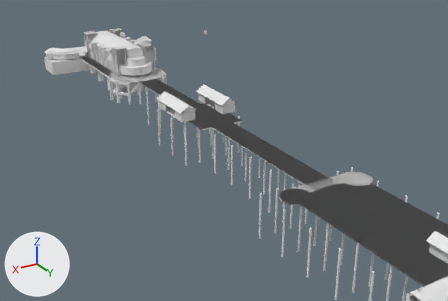
The Blender file legs substructure and landing stage/legs substructure and landing stage.blend, before and after one commit.
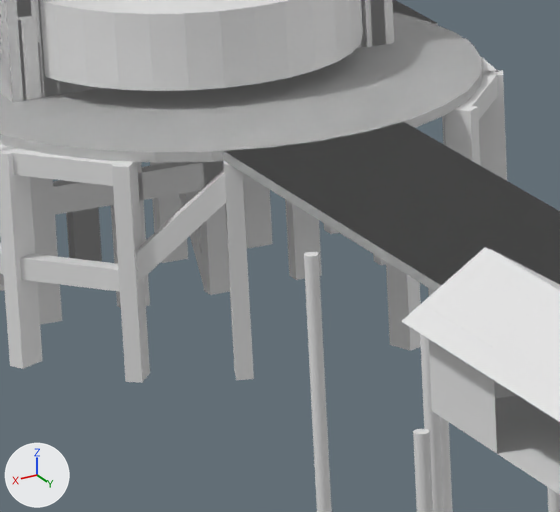
There are two pictures of each version: one from a 50 mm lens placed at (91.4, 254.1, 67.9), pointed at (-22.8, 63.8, -27.3), one close up on the part from 26% to 38% of the width and 22% to 39% of the height. Arrows for +X, +Y and +Z are at lower left; the lights stay in place.
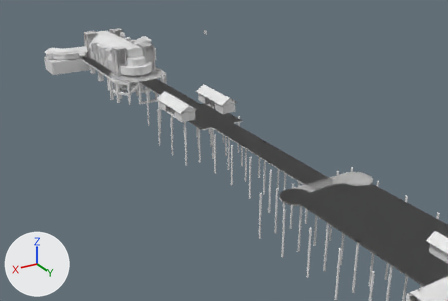
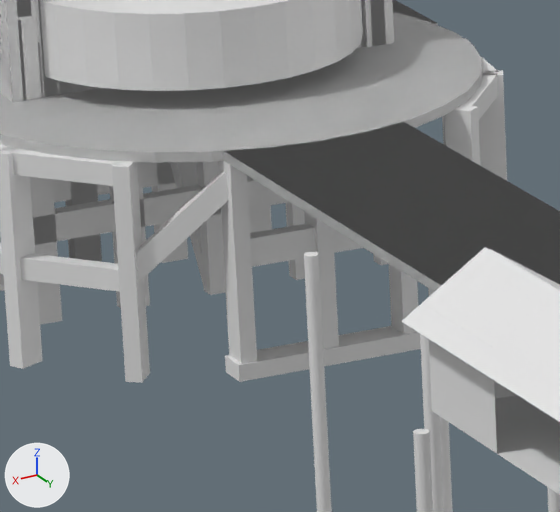
Diff of the bpy script that builds the scene:
```diff
--- a/legs substructure and landing stage/legs substructure and landing stage.blend.py
+++ b/legs substructure and landing stage/legs substructure and landing stage.blend.py
@@ me_cube_249 @@
 me_cube_249.from_pydata(...)  # 8 vertices, 6 faces; spans x 0.37..1.47, y 0.0..0.66, z 2.4..17.08
 # used by ob_cube_156; location = (-10.29, 35.66, -3.08); rotation_euler = (0.0, 1.571, 0.0), in degrees (0, 90, 0)
+# me_cube_249 part 1: the whole mesh is scaled about its middle by (1, 1, 1.39), then moved by (0.0, 0.0, 0.55)
@@ me_cube_275_1 @@
+me_cube_275_1.from_pydata(...)  # a box spanning x -0.55..0.55, y 0.0..0.66, z -3.68..3.68
@@ me_cube_274_1 @@
+me_cube_274_1.from_pydata(...)  # a box spanning x 0.0..1.11, y -0.33..0.33, z -3.68..3.68
@@ me_cube_273_1 @@
+me_cube_273_1.from_pydata(...)  # a box spanning x -0.55..0.55, y -0.33..0.33, z -7.98..0.0
@@ ob_cube_017 @@
 ob_cube_017.location = (3.38, 45.9, -0.4)
-ob_cube_017.rotation_euler = (0.0, 0.0, 7.506)  # degrees (0, 0, 70)
+ob_cube_017.rotation_euler = (0.0, 0.0, 1.571)  # degrees (0, 0, 90)
 _m = ob_cube_017.modifiers.new('Mirror', 'MIRROR')
@@ ob_cube_156 @@
 ob_cube_156 = bpy.data.objects.new('Cube.156', me_cube_249)
-ob_cube_156.location = (-10.29, 35.66, -3.08)
+ob_cube_156.location = (-10.29, 35.66, -4.16)
 ob_cube_156.rotation_euler = (0.0, 1.571, 0.0)  # degrees (0, 90, 0)
@@ ob_cube_173 @@
+ob_cube_173 = bpy.data.objects.new('Cube.173', me_cube_275_1)
+ob_cube_173.location = (0.0, 0.0, 0.0)
+ob_cube_173.delta_location = (0.0, 45.9, -8.857)
+ob_cube_173.delta_rotation_euler = (1.571, 0.0, 1.571)
+ob_cube_173.scale = (1.17, 1.0, 1.04)
@@ ob_cube_172 @@
+ob_cube_172 = bpy.data.objects.new('Cube.172', me_cube_274_1)
+ob_cube_172.location = (0.0, 45.9, -3.45)
+ob_cube_172.rotation_euler = (0.0, 1.571, 0.0)  # degrees (0, 90, 0)
@@ ob_cube_171 @@
+ob_cube_171 = bpy.data.objects.new('Cube.171', me_cube_273_1)
+ob_cube_171.location = (0.0, 45.9, -0.88)
+ob_cube_171.rotation_euler = (0.0, 0.0, 1.571)  # degrees (0, 0, 90)
```

Boxes [x1, y1, x2, y2] around the edits, measured in the close-ups (560 x 512 px):
'Cube.017', turned
    before: [223, 161, 421, 380]
    after: [218, 161, 418, 364]
'Cube.156', mesh rescaled, moved
    before: [53, 161, 255, 215]
    after: [0, 144, 446, 245]
'Cube.173', added
    after: [225, 326, 421, 382]
'Cube.172', added
    after: [250, 223, 363, 267]
'Cube.171', added
    after: [304, 211, 339, 349]
'Railings, decking', unchanged, uncovered by the edit
    before: [0, 0, 560, 435]
    after: [0, 0, 560, 434]
'Cube.151', unchanged, covered by the edit
    before: [285, 199, 322, 280]
    after: [286, 202, 305, 280]
'Cube.160', unchanged, covered by the edit
    before: [243, 181, 273, 249]
    after: [249, 205, 272, 233]
